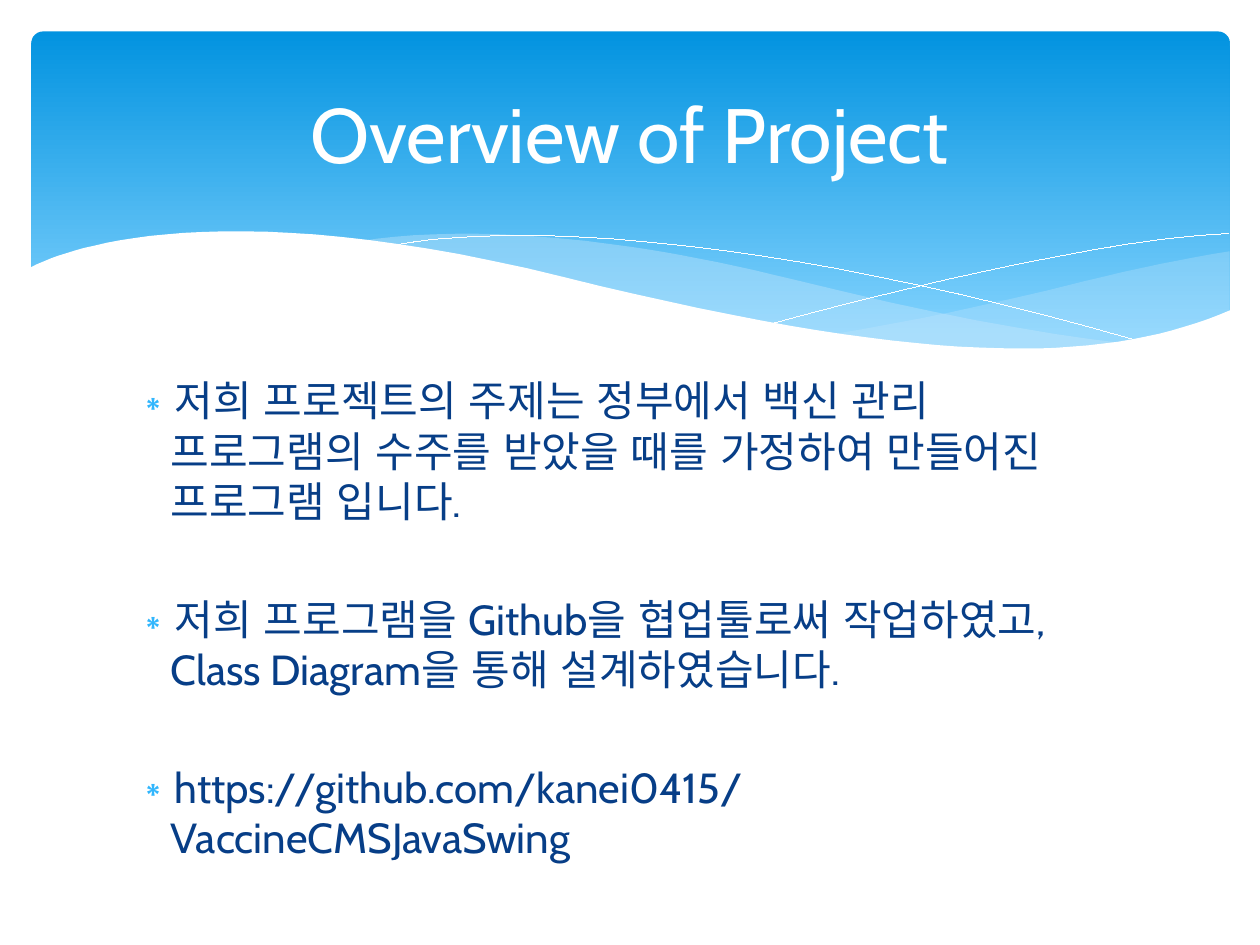
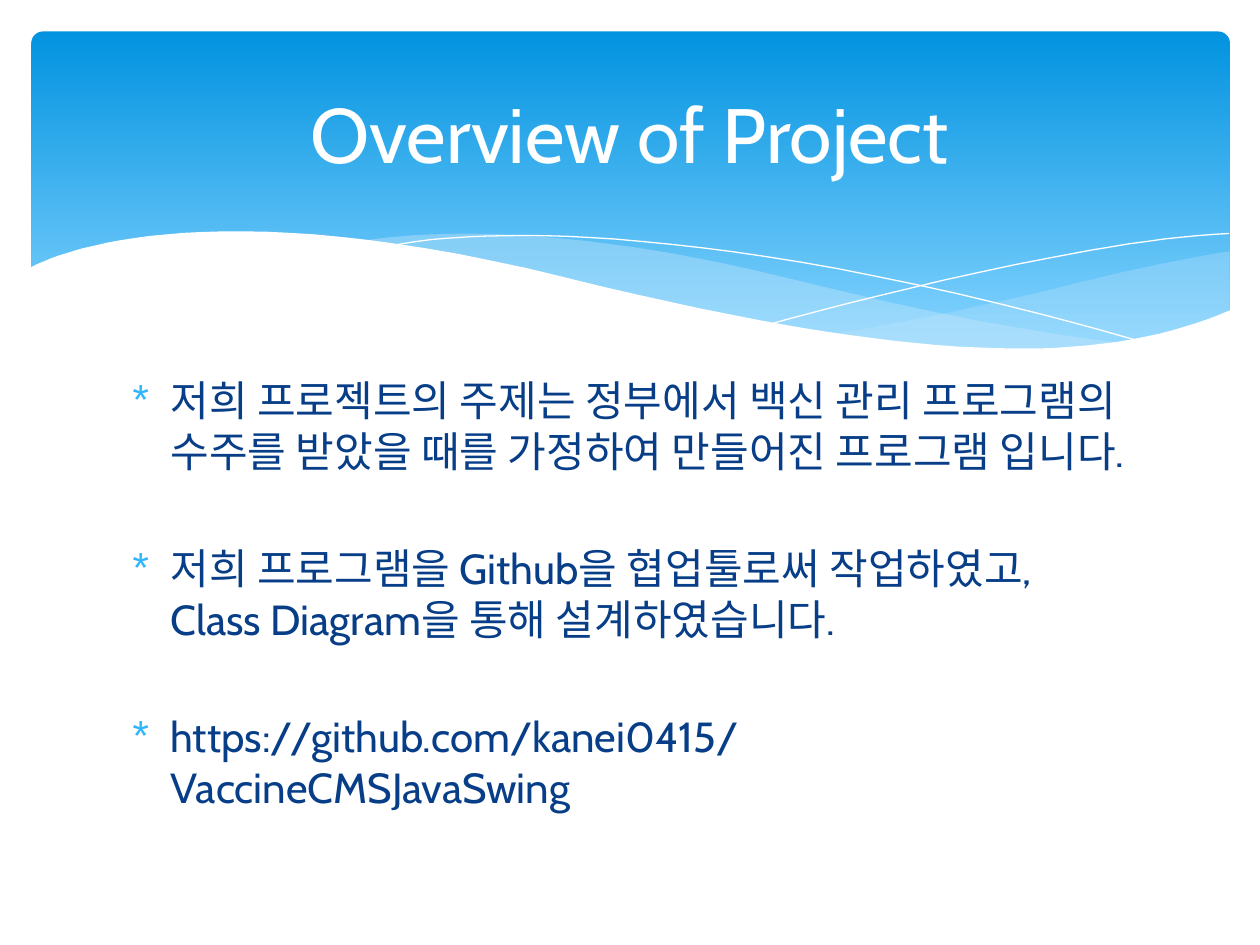
Before and after one commit to hankn01/VaccineCMSJavaSwing, a slide deck: slide 2 of team1Presentation.pptx. Drawn at 1260x945 pixels with LibreOffice and Linux fonts; fonts in the diff are those of the drawing. Boxes give left, top, right and bottom in pixels: in the first picture for what was removed or moved away, otherwise in the second. Text is boxed around its words. In the diff, an @@ line names an element or a change of style, - is before the commit and + after.

```diff
--- a/team1Presentation.pptx
+++ b/team1Presentation.pptx
@@ rounded rectangle at (32, 32, 1230, 372): fill gradient #0293E0 to #83D3FE to gradient #0293E0 to #81D2FE @@
@@ freeform shape at (389, 236, 1143, 343): outline #FFFFFF 0 pt to #FFFFFF 0.75 pt @@
@@ freeform shape at (772, 233, 1228, 323): outline #FFFFFF 0 pt to #FFFFFF 0.75 pt @@
@@ text "저희 프로젝트의 주제는 정부에서 백신 ..." at (171, 381, 1124, 813): bullet ∗ to *; less space between paragraphs @@
```
Also in this commit, not shown: 16 other slides changed, 1 slide added.
